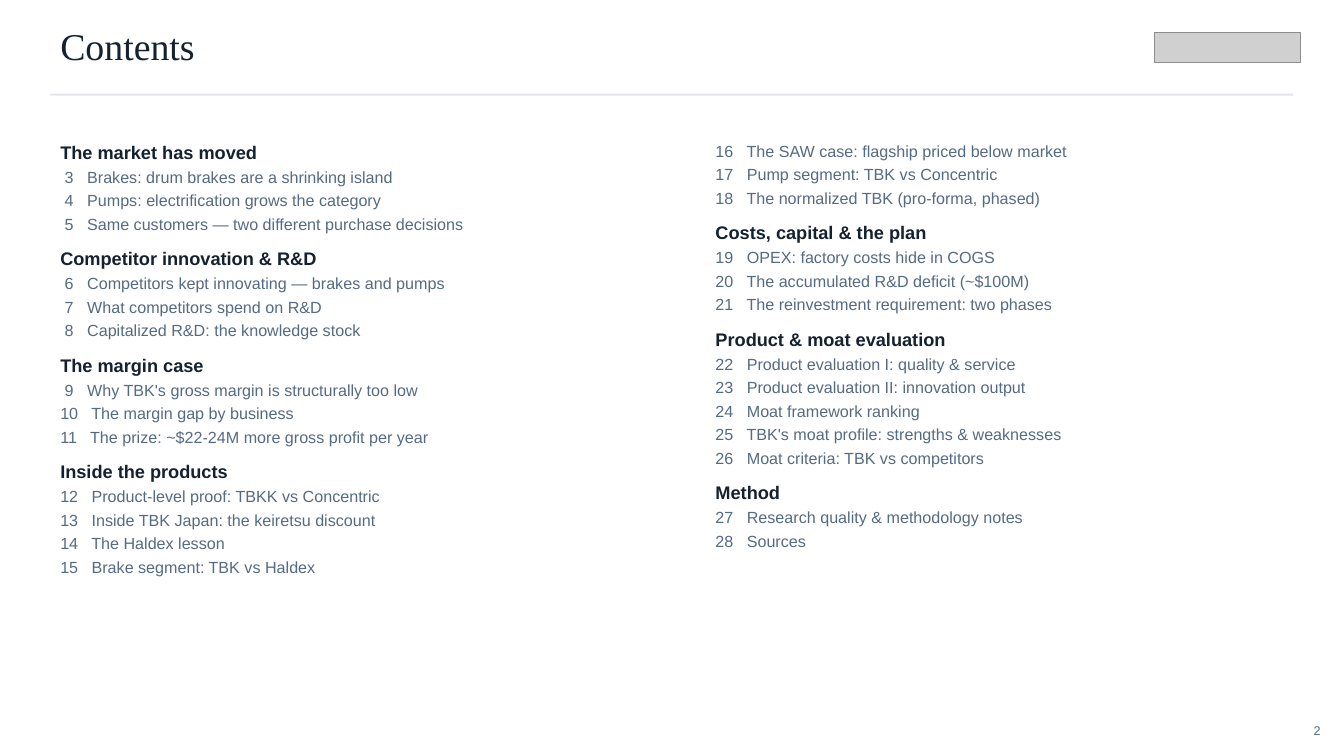
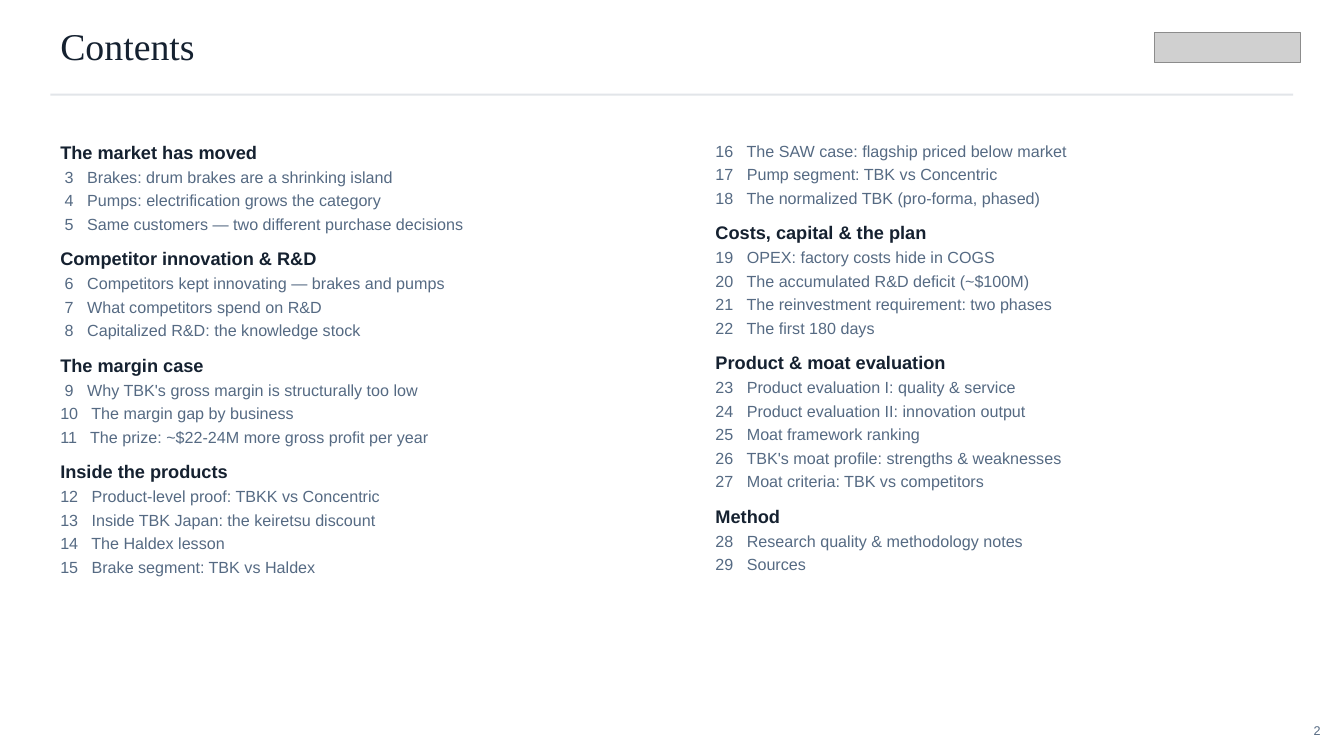
Before and after one commit to charette-lab/Claude, a slide deck: slide 2 of TBK_rd_gap_slides.pptx. Drawn at 1344x756 pixels with LibreOffice and Linux fonts; fonts in the diff are those of the drawing; grey boxes stand for pictures. Boxes give left, top, right and bottom in pixels: in the first picture for what was removed or moved away, otherwise in the second. Text is boxed around its words. In the diff, an @@ line names an element or a change of style, - is before the commit and + after.

```diff
--- a/TBK_rd_gap_slides.pptx
+++ b/TBK_rd_gap_slides.pptx
@@ text at (747,322,875,338): paragraph added @@
+22 The first 180 days
@@ text at (747,381,1062,491): text changed @@
-22 Product evaluation I: quality & service
-23 Product evaluation II: innovation output
-24 Moat framework ranking
-25 TBK's moat profile: strengths & weaknesses
-26 Moat criteria: TBK vs competitors
+23 Product evaluation I: quality & service
+24 Product evaluation II: innovation output
+25 Moat framework ranking
+26 TBK's moat profile: strengths & weaknesses
+27 Moat criteria: TBK vs competitors
@@ text at (715,535,1022,570): text changed @@
-27 Research quality & methodology notes
-28 Sources
+28 Research quality & methodology notes
+29 Sources
```
Also in this commit, not shown: 7 other slides changed, 1 slide added, 2 other files.
